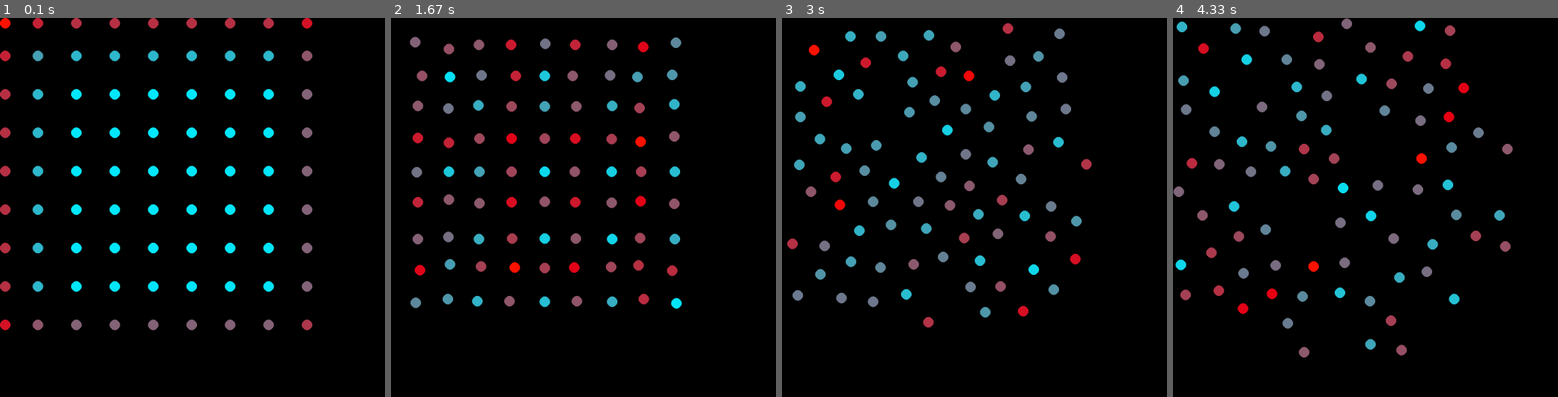
Above: before the commit, frames 1-4 (left to right).
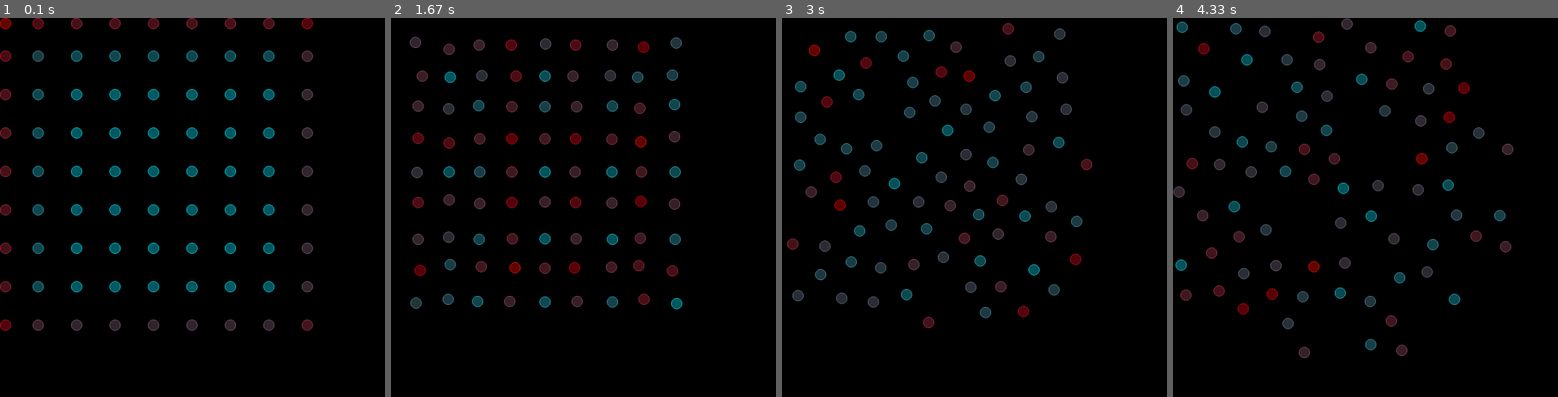
Above: after the commit, the same moments.

Repository: Bernardo-Ramos/pygame-examples
Game: pygame game, started from 06-molecular-dynamics/main.py
The game is run twice, just before and just after one commit, with the same random seed, the same clock (stepped at 60 frames per second) and the same inputs.
Inputs:
- Up to frame 1 (0.1 s): no input
- Up to frame 2 (1.67 s): no input
- Up to frame 3 (3 s): no input
- Up to frame 4 (4.33 s): no input

The runs differ from the first frame. In frame 1, 5.5% of the frame differs, in the area x 0-82%, y 0-83%; in frame 2, 5.4%; in frame 3, 5.4%; in frame 4, 5.4%.

Commit message:
testing antialiased way to draw circle with gfxdraw instead of pygame.draw

Diff:
--- a/06-molecular-dynamics/main.py
+++ b/06-molecular-dynamics/main.py
@@ -1,4 +1,5 @@
 import pygame
+from pygame import gfxdraw
 from objects.particle import Particle
 
 def create_particle(particleList: list[Particle]):
@@ -13,7 +14,9 @@
     max_velocity = max(velocities)
     for particle in particleList:
         particle.apply_dynamic_color(max_velocity)
-        pygame.draw.circle(screen, particle.color, particle.position_current * SCALE, particle.radius * SCALE)
+        # pygame.draw.circle(screen, particle.color, particle.position_current * SCALE, particle.radius * SCALE)
+        gfxdraw.aacircle(screen, int(particle.position_current.x * SCALE), int(particle.position_current.y * SCALE), int(particle.radius * SCALE), particle.color)
+        gfxdraw.filled_circle(screen, int(particle.position_current.x * SCALE), int(particle.position_current.y * SCALE), int(particle.radius * SCALE), (particle.color.r, particle.color.g, particle.color.b, 100))
 
 def apply_gravity(particleList: list[Particle]):
     GRAVITY = pygame.Vector2(0.0, 10.0)
